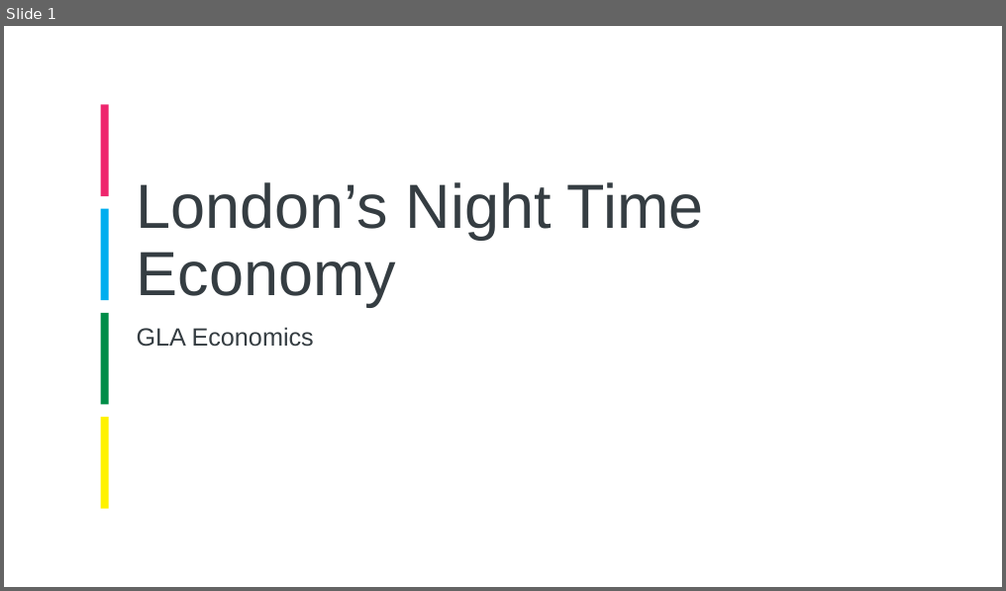
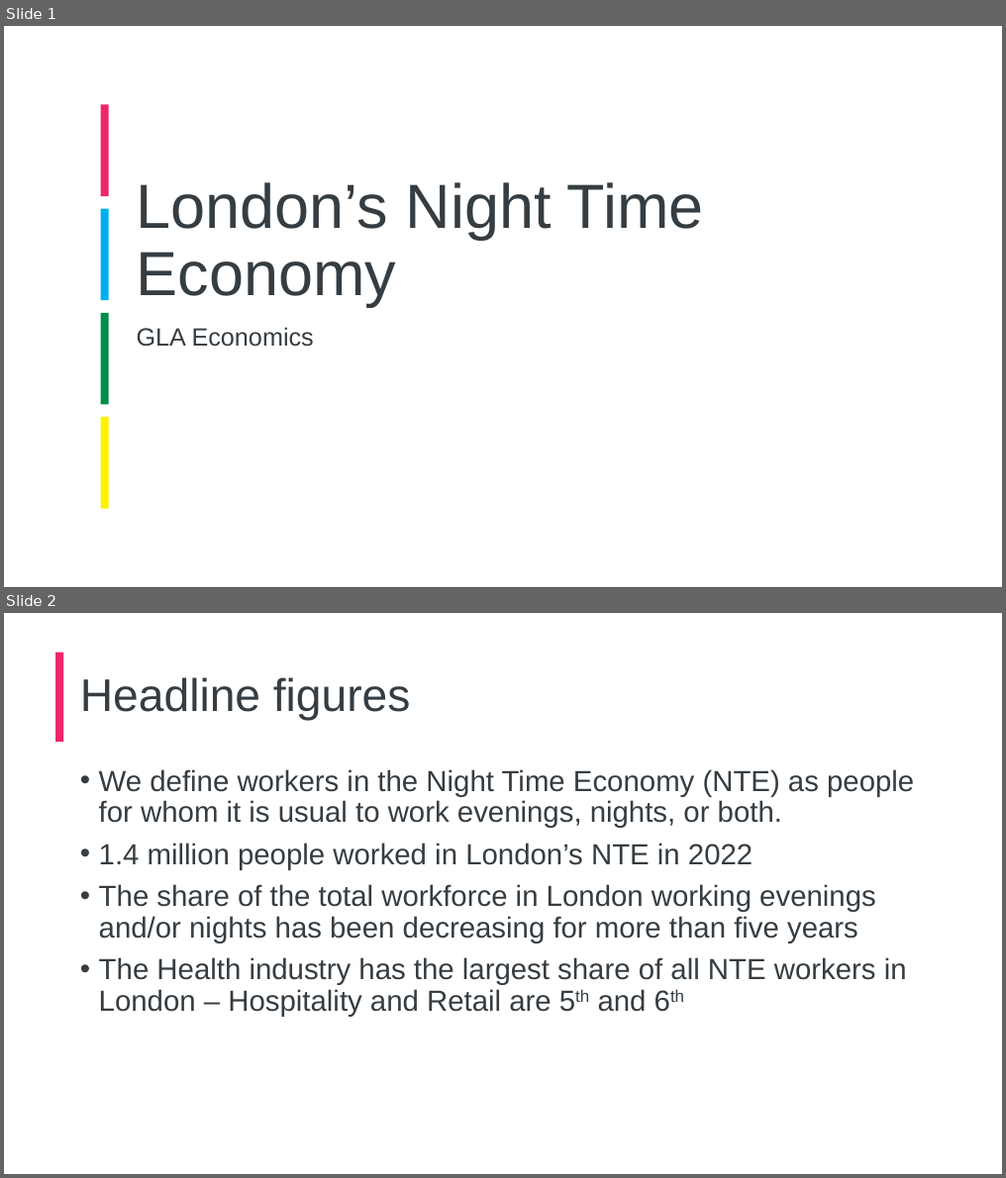
Before and after one commit to ammar-gla/NTE, a slide deck: Non-R/NTE Presentation, GLAE.pptx. Shown one above the other, each under a label of ours: slide 1 before the commit, slides 1 and 2 after it. The pictures are 1006x591 and 1006x1178 pixels, drawn with LibreOffice and Linux fonts; fonts in the diff are those of the drawing; background and template pictures are left out. Boxes give left, top, right and bottom in pixels: in the first picture for what was removed or moved away, otherwise in the second. Text is boxed around its words. In the diff, an @@ line names an element or a change of style, - is before the commit and + after.

```diff
--- a/Non-R/NTE Presentation, GLAE.pptx
+++ b/Non-R/NTE Presentation, GLAE.pptx
@@ slide 2 added at <box>4,613,1002,1174</box>, background #FFFFFF @@
@@ rectangle added at <box>55,653,63,743</box>, fill #EE266D @@
@@ title added at <box>80,677,411,721</box>, 44 pt, text #353D42 @@
+Headline figures
@@ text added at <box>99,769,914,1017</box>, 28 pt, text #353D42 @@
+• We define workers in the Night Time Economy (NTE) as people for whom it is usual to work evenings, nights, or both.
+• 1.4 million people worked in London’s NTE in 2022
+• The share of the total workforce in London working evenings and/or nights has been decreasing for more than five years
+• The Health industry has the largest share of all NTE workers in London – Hospitality and Retail are 5th and 6th
```
Also in this commit, not shown: 9 slides changed, 2 other slides added, 4 other files.
